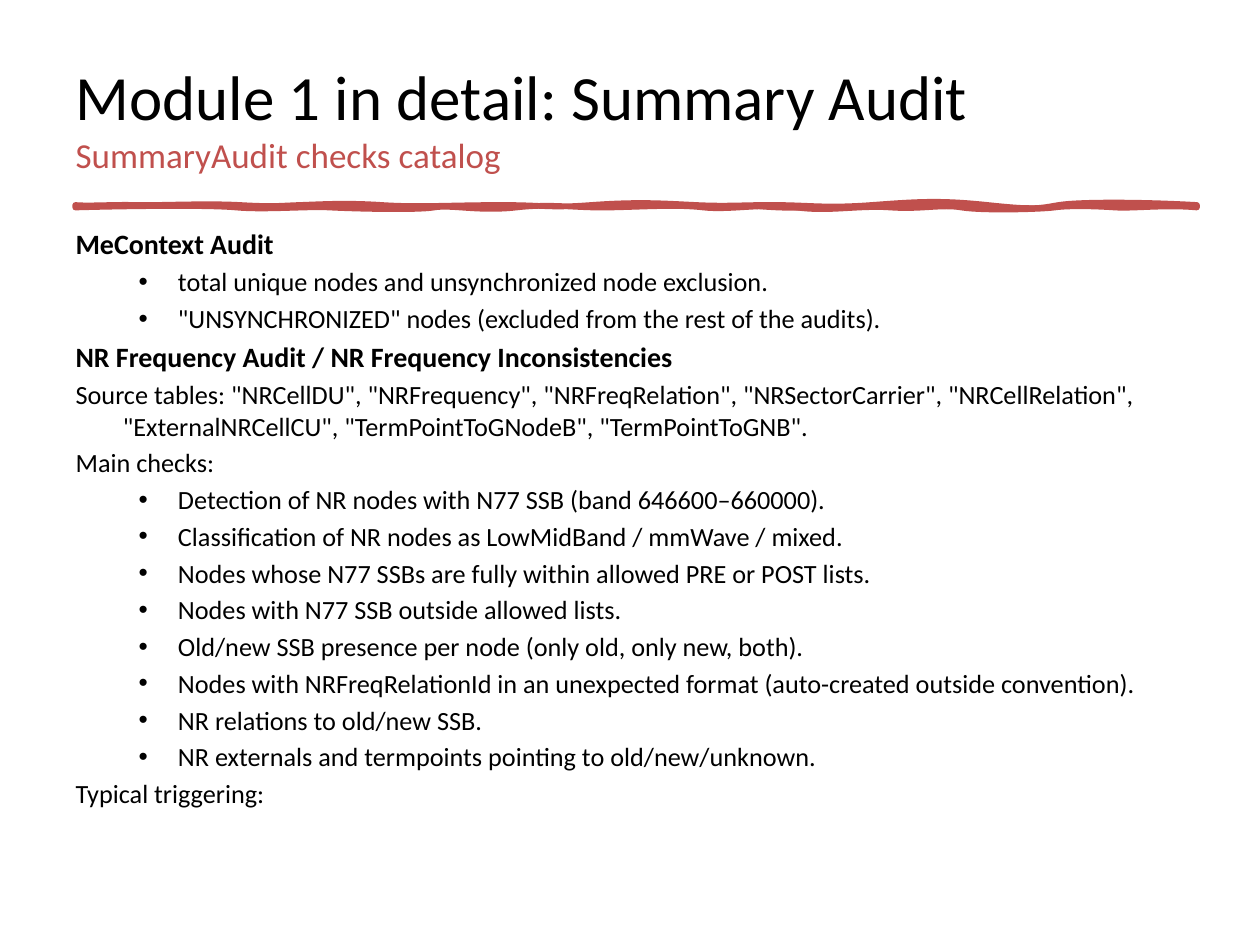
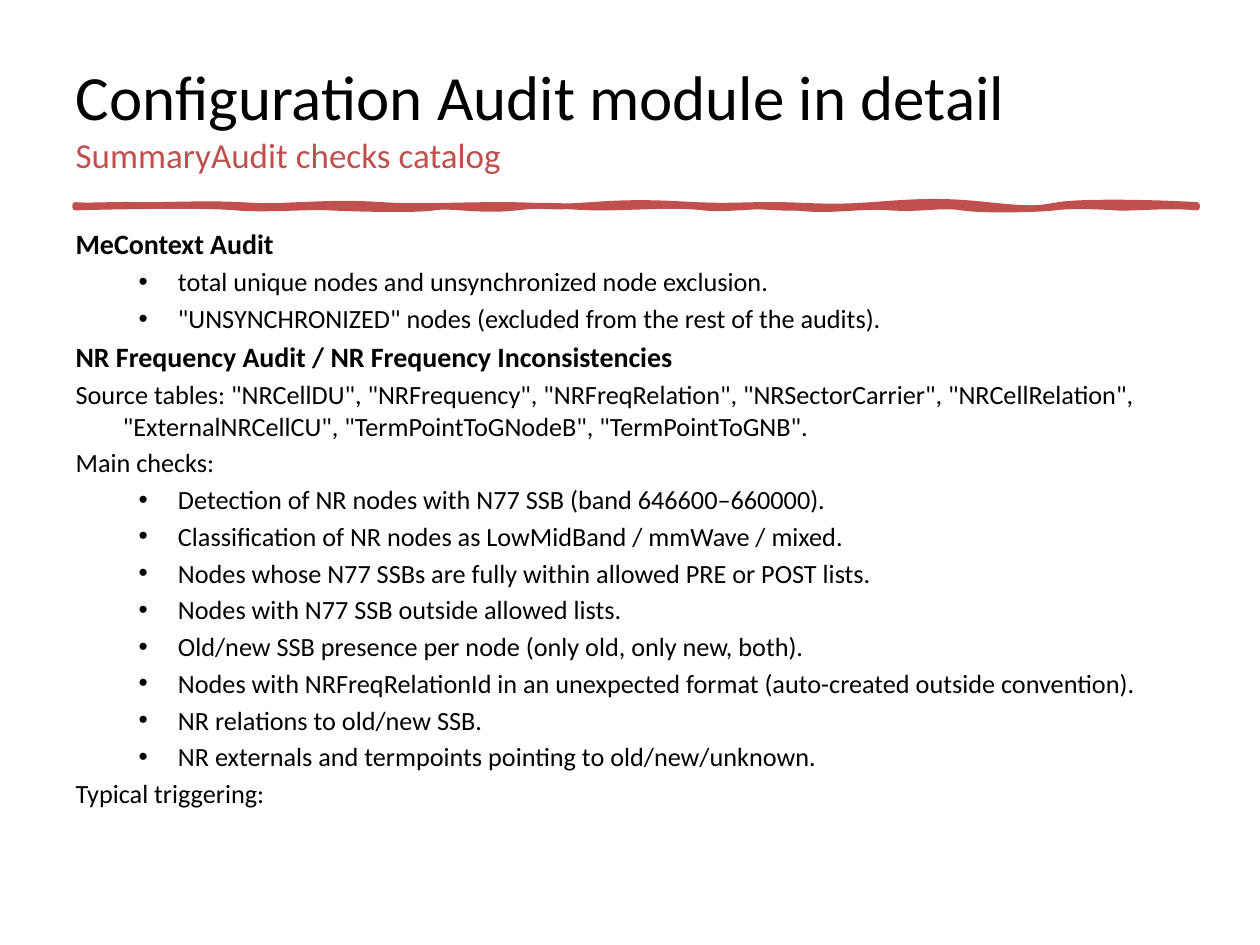
Before and after one commit to jaimetur/SSB_RetuningAutomations, a slide deck: slide 14 of help/User-Guide-SSB-Retuning-Automations-v0.7.1.pptx. Drawn at 1260x945 pixels with LibreOffice and Linux fonts; fonts in the diff are those of the drawing. Boxes give left, top, right and bottom in pixels: in the first picture for what was removed or moved away, otherwise in the second. Text is boxed around its words. In the diff, an @@ line names an element or a change of style, - is before the commit and + after.

```diff
--- a/help/User-Guide-SSB-Retuning-Automations-v0.7.1.pptx
+++ b/help/User-Guide-SSB-Retuning-Automations-v0.7.1.pptx
@@ title at [76, 76, 1004, 131]: text changed @@
-Module 1 in detail: Summary Audit
+Configuration Audit module in detail
```
Also in this commit, not shown: 4 other slides changed, 4 other files.
